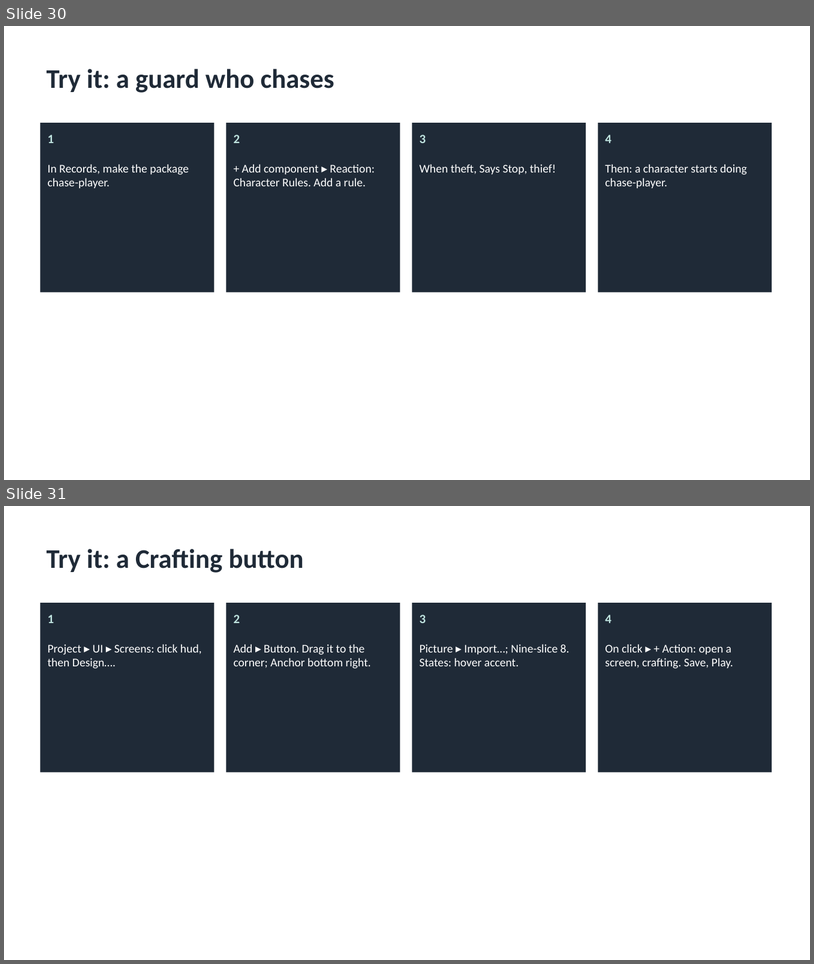
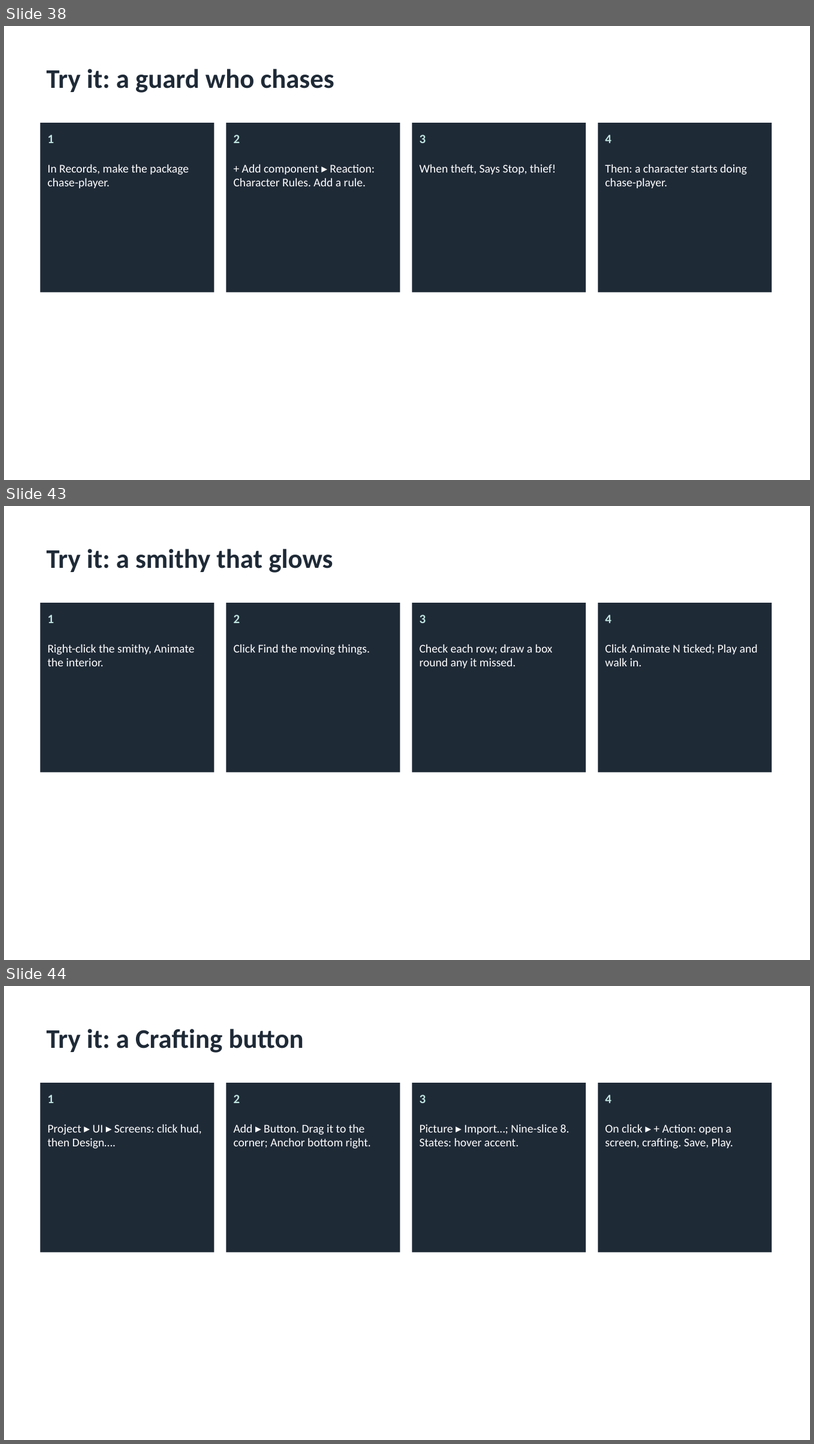
Before and after one commit to cuneyttyler/ai-gameengine-standalone, a slide deck: docs/manuals/AIGE-User-Guide.pptx. Shown one above the other, each under a label of ours: slides 30 and 31 before the commit, slides 38, 43 and 44 after it; the slides between them are not shown. The pictures are 814x964 and 814x1444 pixels, drawn with LibreOffice and Linux fonts; fonts in the diff are those of the drawing. Boxes give left, top, right and bottom in pixels: in the first picture for what was removed or moved away, otherwise in the second. Text is boxed around its words. In the diff, an @@ line names an element or a change of style, - is before the commit and + after.

```diff
--- a/docs/manuals/AIGE-User-Guide.pptx
+++ b/docs/manuals/AIGE-User-Guide.pptx
@@ slide 43 added at bbox=[4, 506, 810, 960], background #FFFFFF @@
@@ title added at bbox=[47, 549, 333, 573], 32 pt, text #1F2A37, bold @@
+Try it: a smithy that glows
@@ rectangle added at bbox=[40, 603, 215, 772], fill #1F2A37 @@
@@ rectangle added at bbox=[226, 603, 400, 772], fill #1F2A37 @@
@@ rectangle added at bbox=[413, 603, 587, 772], fill #1F2A37 @@
@@ rectangle added at bbox=[598, 603, 772, 772], fill #1F2A37 @@
@@ text added at bbox=[48, 615, 54, 623], 15 pt, text #BFE3DF, bold @@
+1
@@ text added at bbox=[234, 615, 240, 623], 15 pt, text #BFE3DF, bold @@
+2
@@ text added at bbox=[420, 615, 426, 623], 15 pt, text #BFE3DF, bold @@
+3
@@ text added at bbox=[605, 615, 612, 623], 15 pt, text #BFE3DF, bold @@
+4
@@ text added at bbox=[48, 644, 194, 666], 14 pt, text #FFFFFF @@
+Right-click the smithy, Animate the interior.
@@ text added at bbox=[234, 644, 371, 655], 14 pt, text #FFFFFF @@
+Click Find the moving things.
@@ text added at bbox=[420, 644, 553, 668], 14 pt, text #FFFFFF @@
+Check each row; draw a box round any it missed.
@@ text added at bbox=[605, 644, 758, 666], 14 pt, text #FFFFFF @@
+Click Animate N ticked; Play and walk in.
@@ what was slide 30 is now slide 38 @@
@@ what was slide 31 is now slide 44 @@
```
Also in this commit, not shown: 12 other slides added, 58 other files.
